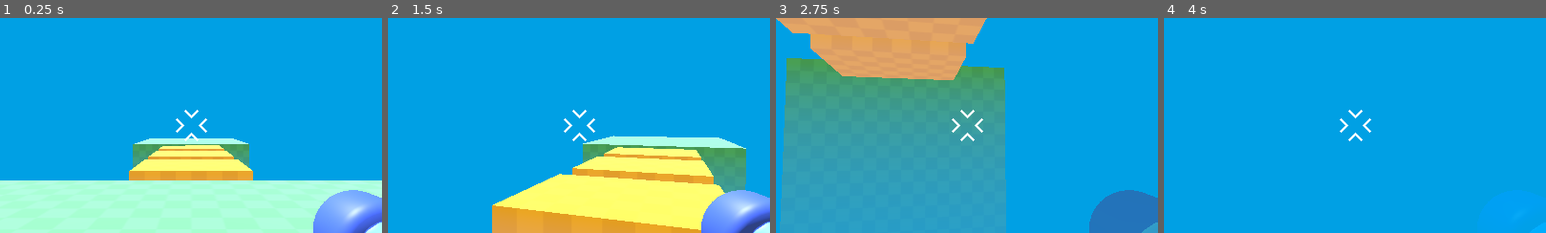
Above: before the commit, frames 1-4 (left to right).
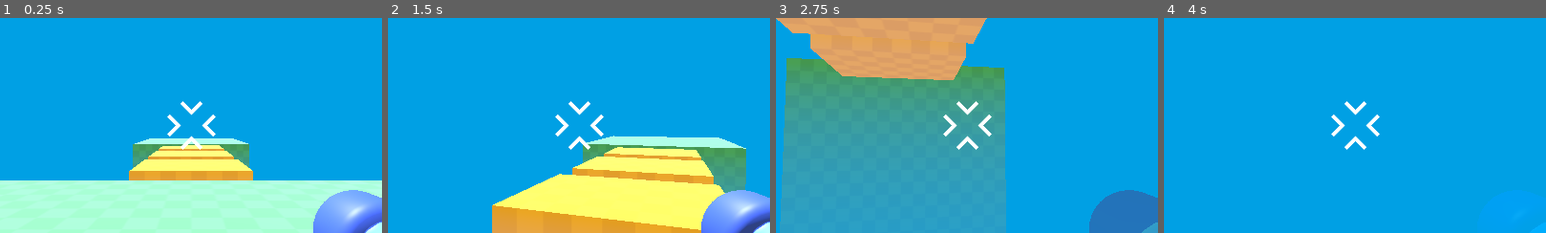
Above: after the commit, the same moments.

Repository: rielvis/SPiG_T3_GMnPS
Game: Godot game, scene res://assets/level/temporary_level.tscn
Same seed, same stepped clock (60 frames per second), same inputs: the game is played once before the commit and once after it.
Inputs (mouse positions are % of the whole screen's width and height, from its top left):
- Up to frame 1 (0.25 s): no input
- Up to frame 2 (1.5 s): tap Enter at 0.5 s; move the mouse to (55, 50) at 0.52 s; hold W (move_forward) from 0.53 s (still down); tap Space (jump) at 0.77 s; move the mouse to (45, 50) at 1.27 s
- Up to frame 3 (2.75 s): keep holding W (move_forward); tap Space (jump) at 1.52 s; move the mouse to (52, 48) at 2.02 s
- Up to frame 4 (4 s): keep holding W (move_forward); move the mouse to (49, 52) at 2.77 s; tap Space (jump) at 3.02, 3.77 s; move the mouse to (57, 51) at 3.52 s
The pictures show only the part of the screen within x 25-75%, y 25-75%; the shares and areas given below are measured in that part.

The runs differ from the first frame. In frame 1, 0.8% of the frame differs, in the area x 43-57%, y 38-62%; in frame 2, 0.8%; in frame 3, 0.8%; in frame 4, 0.8%.

Commit message:
Changed size of reticle

Diff:
--- a/scenes/player.tscn
+++ b/scenes/player.tscn
@@ -40,10 +40,10 @@
 anchor_top = 0.5
 anchor_right = 0.5
 anchor_bottom = 0.5
-offset_left = -43.0
-offset_top = -43.0
-offset_right = 43.0
-offset_bottom = 43.0
+offset_left = -66.0
+offset_top = -66.0
+offset_right = 66.0
+offset_bottom = 66.0
 grow_horizontal = 2
 grow_vertical = 2
 texture = ExtResource("3_qhqgy")
